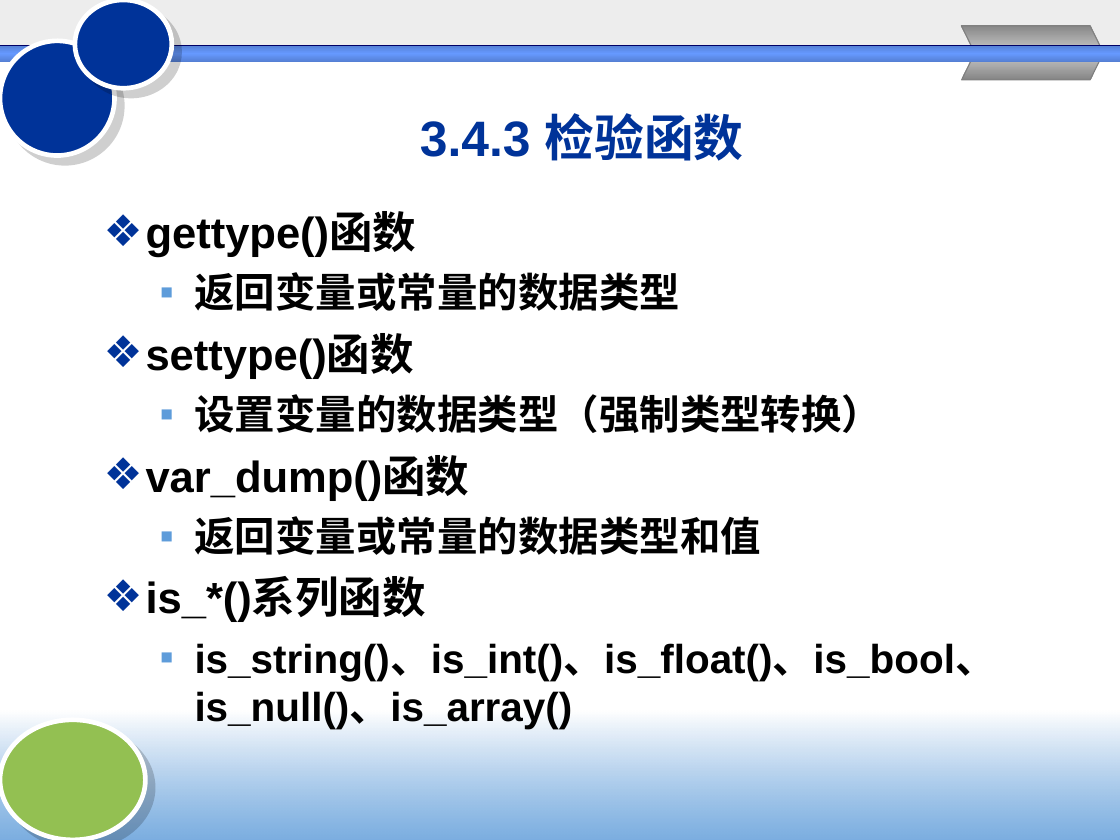
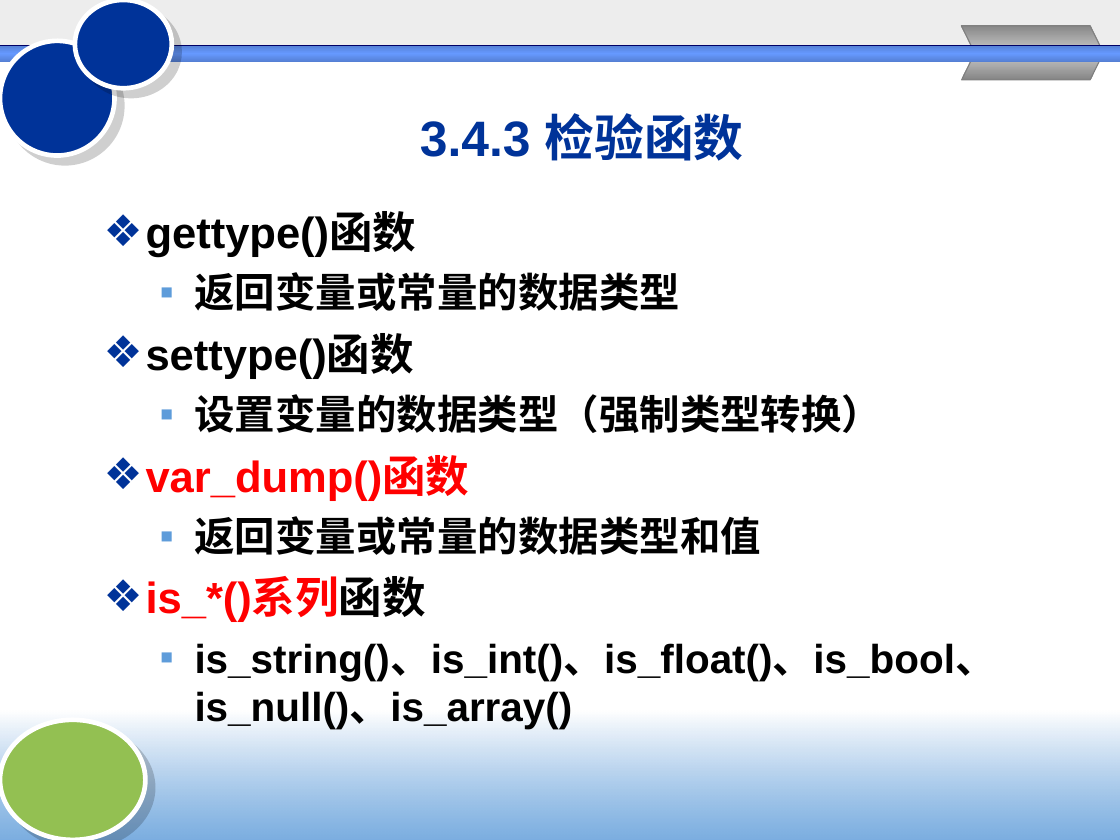
Before and after one commit to Chencao0928/Web-, a slide deck: slide 55 of chapter3/3PHP基础2.ppt (slide 56 before the commit). Drawn at 1120x840 pixels with LibreOffice and Linux fonts; fonts in the diff are those of the drawing; background and template pictures are left out. Boxes give left, top, right and bottom in pixels: in the first picture for what was removed or moved away, otherwise in the second. Text is boxed around its words. In the diff, an @@ line names an element or a change of style, - is before the commit and + after.

```diff
--- a/chapter3/3PHP基础2.ppt
+++ b/chapter3/3PHP基础2.ppt
@@ text at [146, 457, 470, 622]: text colour #000000 to #FF0000 in "var_dump()函数", "is_*()系列函数" @@
```
Also in this commit, not shown: 2 other slides changed, 2 slides removed, 1 other file.
